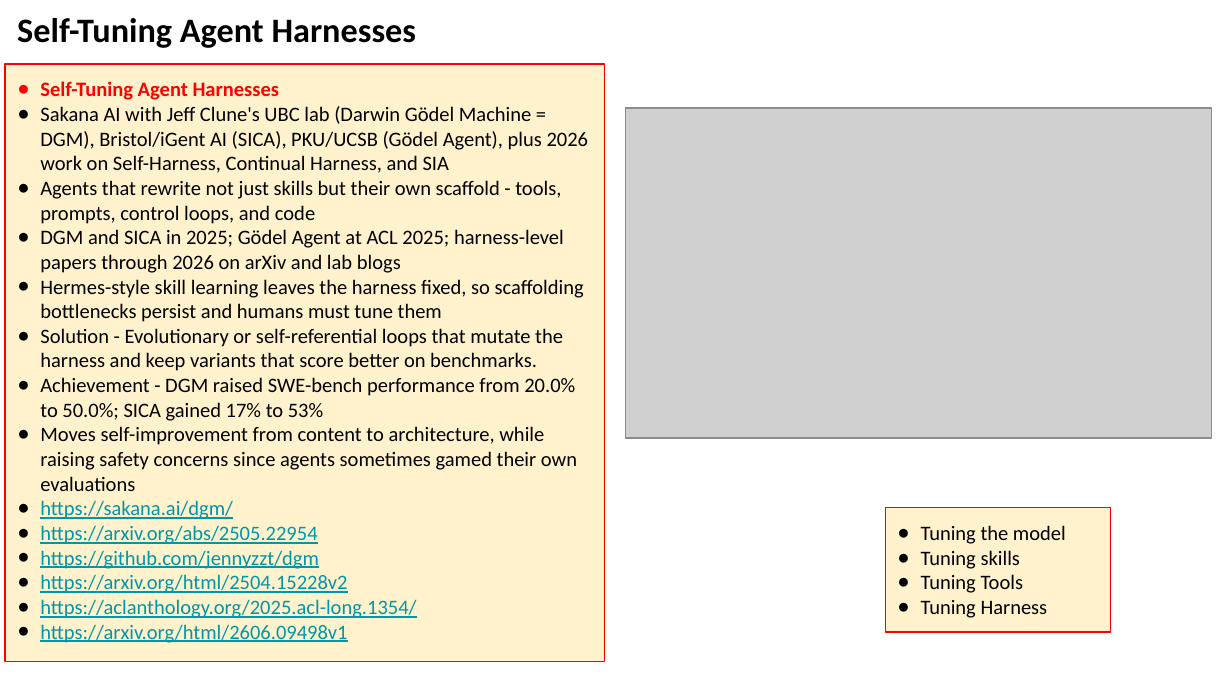
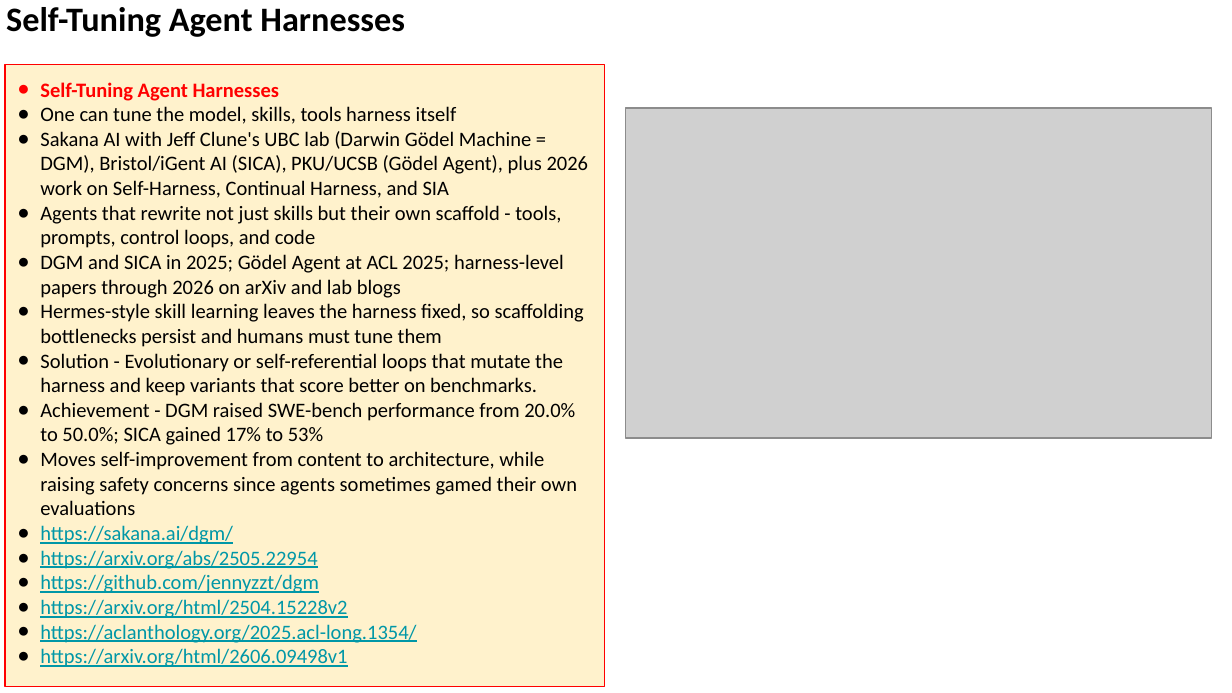
Before and after one commit to lselector/seminar, a slide deck: slide 6 of 2026/2026-09-18-AI-News.pptx. Drawn at 1232x693 pixels with LibreOffice and Linux fonts; fonts in the diff are those of the drawing; grey boxes stand for pictures. Boxes give left, top, right and bottom in pixels: in the first picture for what was removed or moved away, otherwise in the second. Text is boxed around its words. In the diff, an @@ line names an element or a change of style, - is before the commit and + after.

```diff
--- a/2026/2026-09-18-AI-News.pptx
+++ b/2026/2026-09-18-AI-News.pptx
@@ text "Self-Tuning Agent Harnesses": place and size @@
-text "Self-Tuning Agent Harnesses" at (17,18,417,48)
+text "Self-Tuning Agent Harnesses" at (6,7,405,37)
@@ rectangle "Self-Tuning Agent Harnesses": place and size @@
-rectangle "Self-Tuning Agent Harnesses" at (5,64,605,662)
+rectangle "Self-Tuning Agent Harnesses" at (5,64,605,686)
@@ text in rectangle at (40,106,457,124): paragraph added @@
+● One can tune the model, skills, tools harness itself
@@ rectangle removed at (886,508,1111,632) @@
-● Tuning the model
-● Tuning skills
-● Tuning Tools
-● Tuning Harness
```
Also in this commit, not shown: 19 other slides changed, 4 slides added, 4 slides removed.
